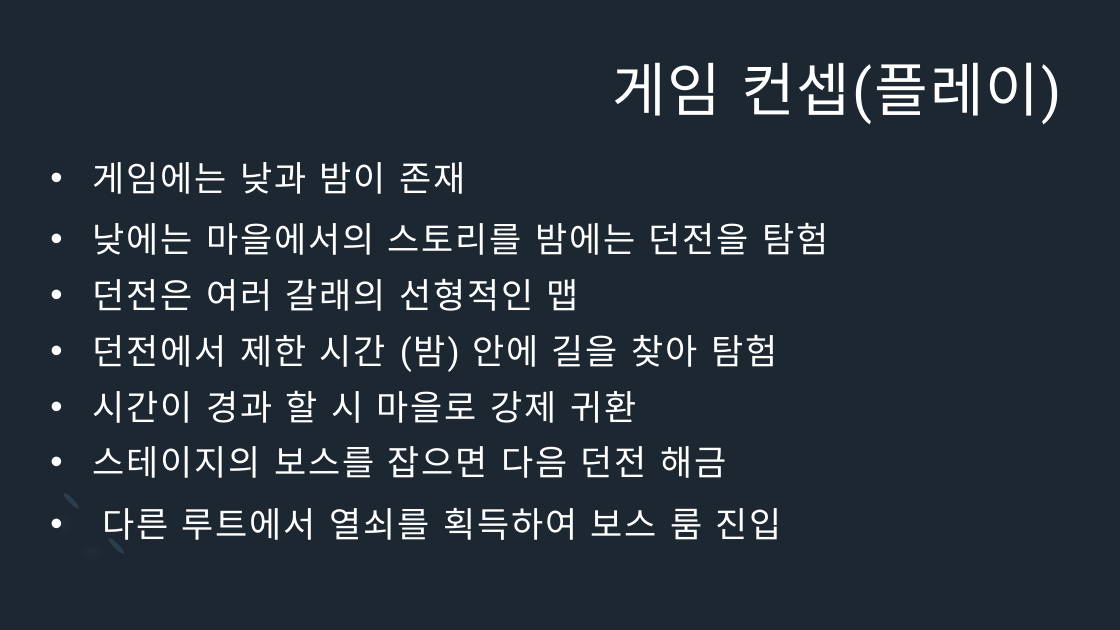
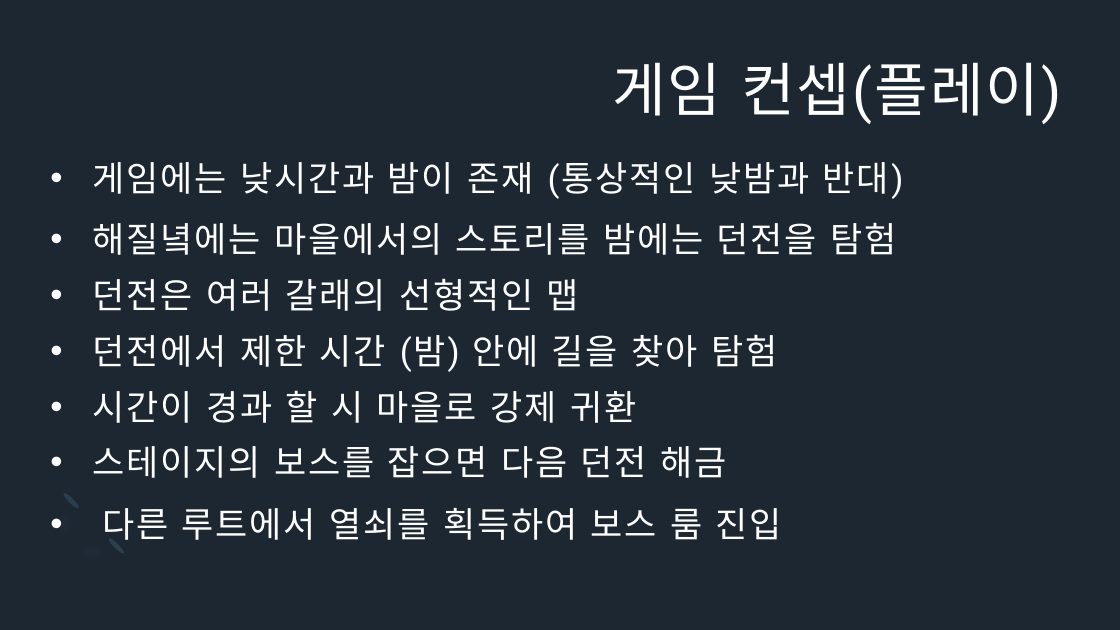
Before and after one commit to Icloy/2D_Roguelike, a slide deck: slide 4 of 기획서.pptx. Drawn at 1120x630 pixels with LibreOffice and Linux fonts; fonts in the diff are those of the drawing. Boxes give left, top, right and bottom in pixels: in the first picture for what was removed or moved away, otherwise in the second. Text is boxed around its words. In the diff, an @@ line names an element or a change of style, - is before the commit and + after.

```diff
--- a/기획서.pptx
+++ b/기획서.pptx
@@ text at [92, 162, 904, 199]: text changed @@
-• 게임에는 낮과 밤이 존재
+• 게임에는 낮시간과 밤이 존재 (통상적인 낮밤과 반대)
@@ text at [92, 222, 897, 255]: text changed @@
-• 낮에는 마을에서의 스토리를 밤에는 던전을 탐험
+• 해질녘에는 마을에서의 스토리를 밤에는 던전을 탐험
```
Also in this commit, not shown: 7 other slides changed, 3 slides added, 1 slide removed.
